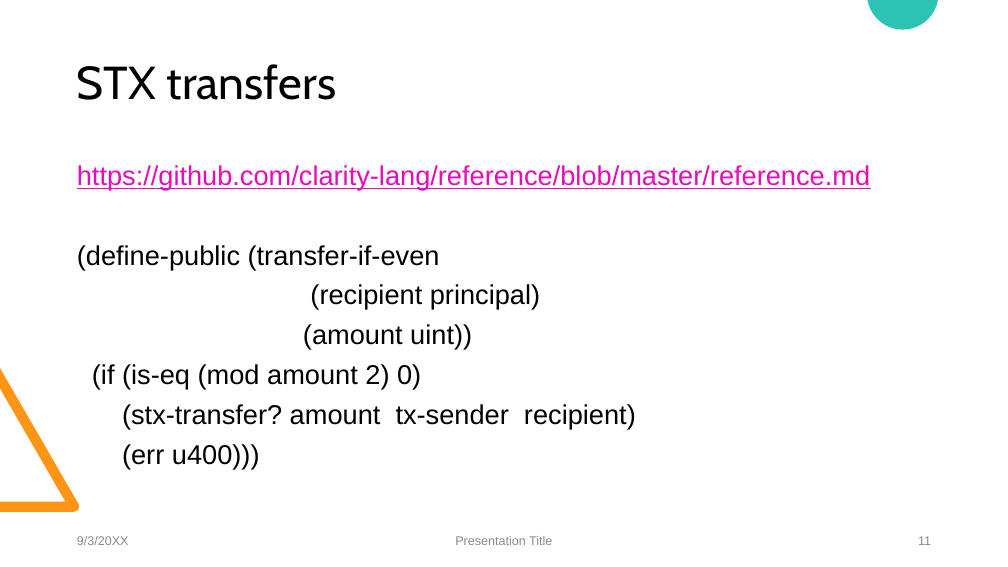
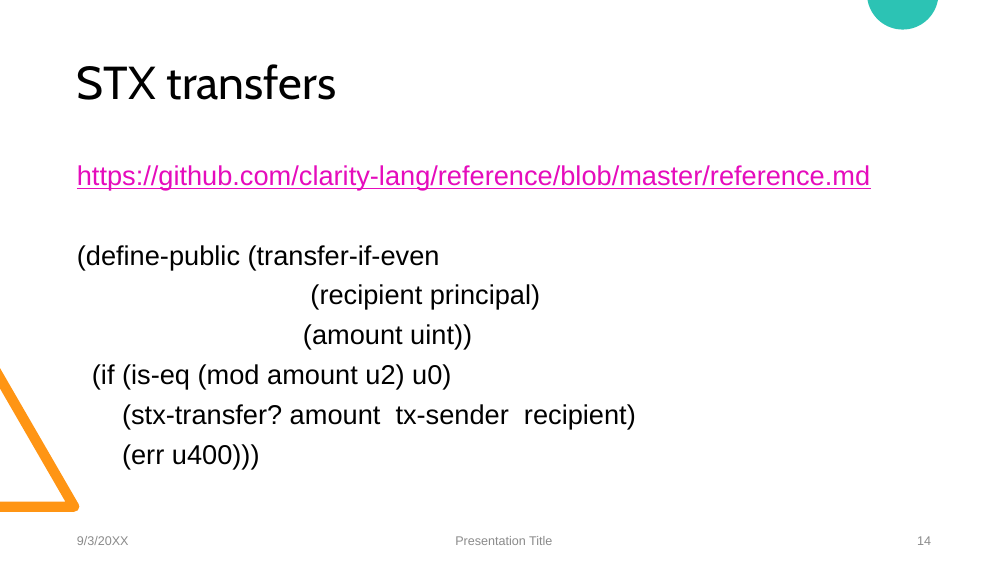
Before and after one commit to wonder-phil/ClarityWorkshopMain, a slide deck: slide 14 of Building-time-locked-contract.pptx (slide 11 before the commit). Drawn at 1008x567 pixels with LibreOffice and Linux fonts; fonts in the diff are those of the drawing. Boxes give left, top, right and bottom in pixels: in the first picture for what was removed or moved away, otherwise in the second. Text is boxed around its words. In the diff, an @@ line names an element or a change of style, - is before the commit and + after.

```diff
--- a/Building-time-locked-contract.pptx
+++ b/Building-time-locked-contract.pptx
@@ text at (x1=92, y1=364, x2=451, y2=389): text changed @@
-(if (is-eq (mod amount 2) 0)
+(if (is-eq (mod amount u2) u0)
@@ page number at (x1=917, y1=536, x2=931, y2=545): text changed @@
-11
+14
```
Also in this commit, not shown: 3 slides added, 5 other files.
